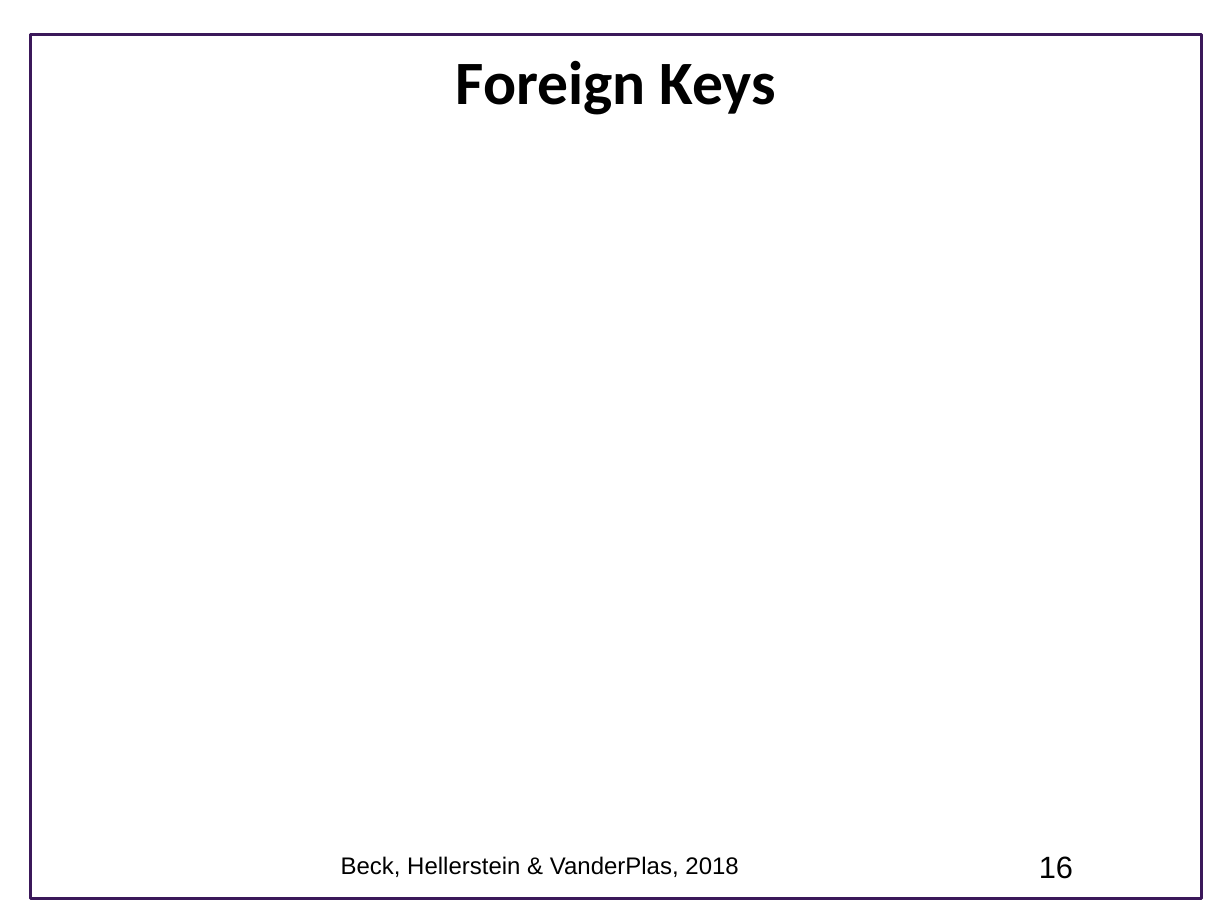
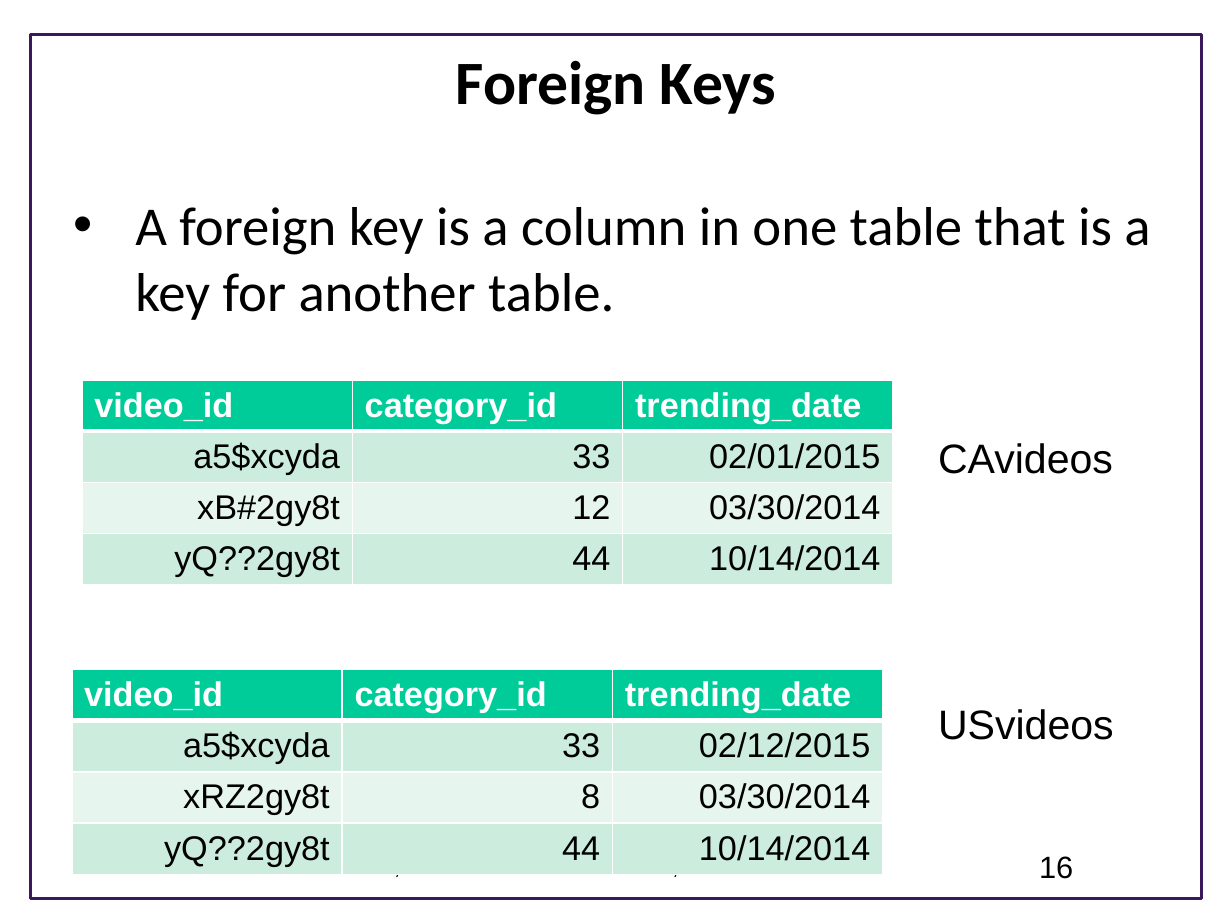
Before and after one commit to UWSEDS/LectureNotes, a slide deck: slide 16 of Data-Essentials/01c-Data-Essentials.pptx. Drawn at 1232x924 pixels with LibreOffice and Linux fonts; fonts in the diff are those of the drawing; background and template pictures are left out. Boxes give left, top, right and bottom in pixels: in the first picture for what was removed or moved away, otherwise in the second. Text is boxed around its words. In the diff, an @@ line names an element or a change of style, - is before the commit and + after.

```diff
--- a/Data-Essentials/01c-Data-Essentials.pptx
+++ b/Data-Essentials/01c-Data-Essentials.pptx
@@ text added at <box>135,207,1150,320</box>, 32 pt, text #000000 @@
+• A foreign key is a column in one table that is a key for another table.
@@ table added at <box>83,379,892,593</box>, 4 rows, 3 columns @@
+video_id | category_id | trending_date
+a5$xcyda | 33 | 02/01/2015
+xB#2gy8t | 12 | 03/30/2014
+yQ??2gy8t | 44 | 10/14/2014
@@ text added at <box>938,443,1113,474</box>, 24 pt, text #000000 @@
+CAvideos
@@ table added at <box>71,669,881,882</box>, 4 rows, 3 columns @@
+video_id | category_id | trending_date
+a5$xcyda | 33 | 02/12/2015
+xRZ2gy8t | 8 | 03/30/2014
+yQ??2gy8t | 44 | 10/14/2014
@@ text added at <box>938,709,1114,740</box>, 24 pt, text #000000 @@
+USvideos
```
Also in this commit, not shown: 2 other slides changed.
